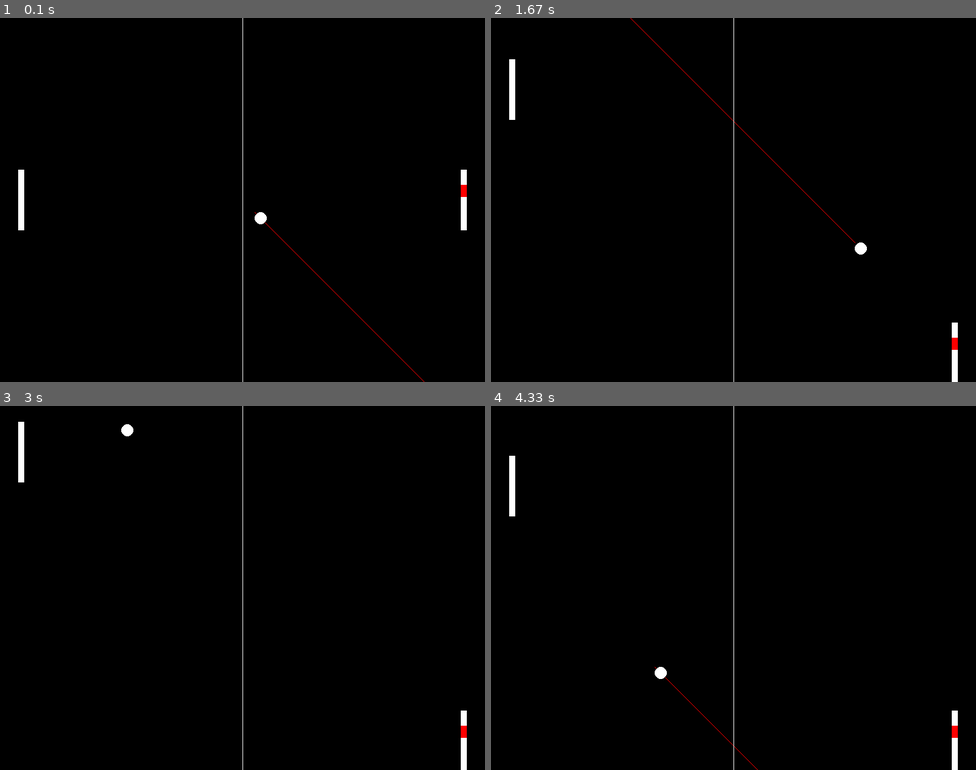
Above: before the commit, frames 1-4 (two rows, left to right).
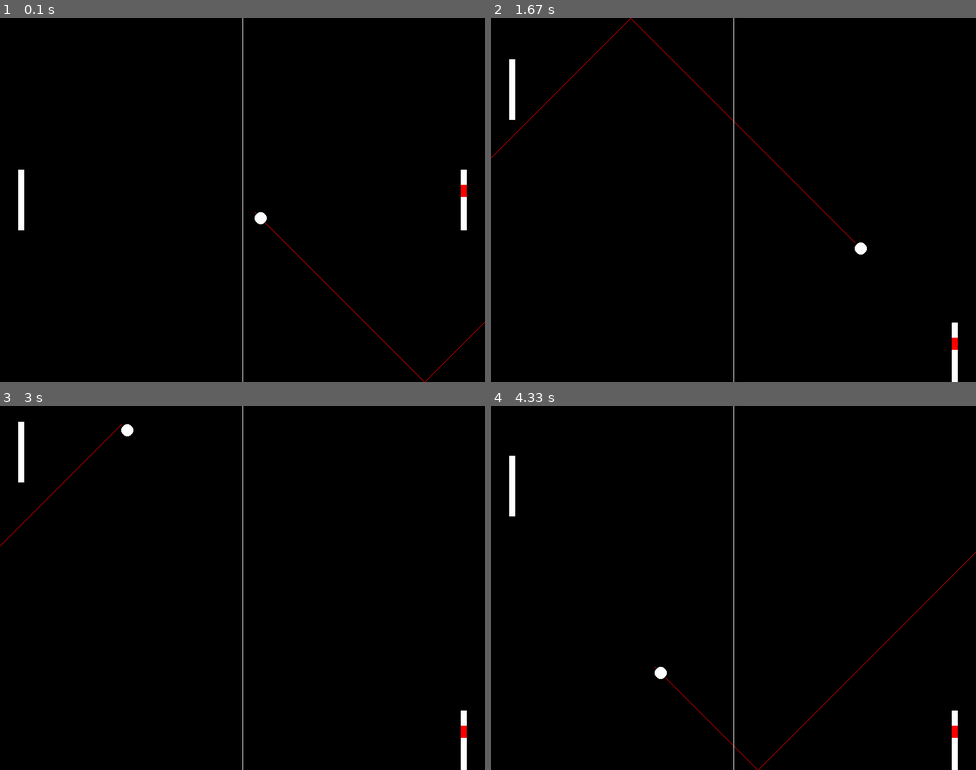
Above: after the commit, the same moments.

Repository: DapperPixelguy/College-Projects
Game: pygame game, started from pygame/pong/main.py
Same seed, same stepped clock (60 frames per second), same inputs: the game is played once before the commit and once after it.
Inputs:
- Up to frame 1 (0.1 s): no input
- Up to frame 2 (1.67 s): hold W 0.33-0.8 s; hold S 0.83-1.13 s; hold W 1.17-1.53 s; hold S from 1.57 s (still down)
- Up to frame 3 (3 s): release S at 1.93 s; hold W 1.97-2.27 s; hold S 2.3-2.6 s; hold W from 2.63 s (still down)
- Up to frame 4 (4.33 s): release W at 3 s; hold S 3.03-3.4 s; hold W 3.43-3.73 s; hold S 3.77-4.07 s; hold W from 4.1 s (still down)

The runs differ from the first frame. In frame 1, less than 0.1% of the frame differs, in the area x 87-100%, y 83-100%; in frame 2, less than 0.1%; in frame 3, less than 0.1%; in frame 4, less than 0.1%, in the area x 55-100%, y 40-100%.

Commit message:
Updated to show a somewhat accurate path

Diff:
--- a/pygame/pong/main.py
+++ b/pygame/pong/main.py
@@ -95,14 +95,41 @@
 
     SPD_X, SPD_Y = BALL_SPEED_X, BALL_SPEED_Y
     # Prediction
-    while PREDICTION_END[0] < WIDTH - 40 and PREDICTION_END[0] > 30:
+    while True:
         PREDICTION_END[0] += SPD_X
         PREDICTION_END[1] += SPD_Y
         print(PREDICTION_END)
         if PREDICTION_END[1] <= 0 or PREDICTION_END[1] >= HEIGHT:
             SPD_Y *= -1
             pygame.draw.line(screen, RED, (ball.x, ball.y), (PREDICTION_END[0], PREDICTION_END[1]), 1)
-            print('D')
+
+            s1, s2 = PREDICTION_END[0], PREDICTION_END[1]
+
+            while 0 < PREDICTION_END[0] < WIDTH:
+                PREDICTION_END[0] += SPD_X
+                PREDICTION_END[1] += SPD_Y
+                if PREDICTION_END[0] <= 0 or PREDICTION_END[0] >= WIDTH:
+                    pygame.draw.line(screen, RED, (s1, s2), (PREDICTION_END[0], PREDICTION_END[1]), 1)
+
+            break
+                #
+          #  break
+
+        # if PREDICTION_END[0] <= 0 or PREDICTION_END[0] >= WIDTH:
+        #     pygame.draw.line(screen, RED, (ball.x, ball.y), (PREDICTION_END[0], PREDICTION_END[1]), 1)
+        #     break
+
+
+        # PREDICTION_START = [PREDICTION_END[0], PREDICTION_END[1]]
+        #
+        # PREDICTION_START[0] = PREDICTION_END[0] - SPD_X
+        # PREDICTION_START[1] = PREDICTION_END[1] - SPD_Y
+        # pygame.draw.line(screen, RED, (PREDICTION_END[0], PREDICTION_END[1]), (PREDICTION_START[0], PREDICTION_START[1]))
+
+
+        print('D')
+
+
 
         print(PREDICTION_END[0])
 
